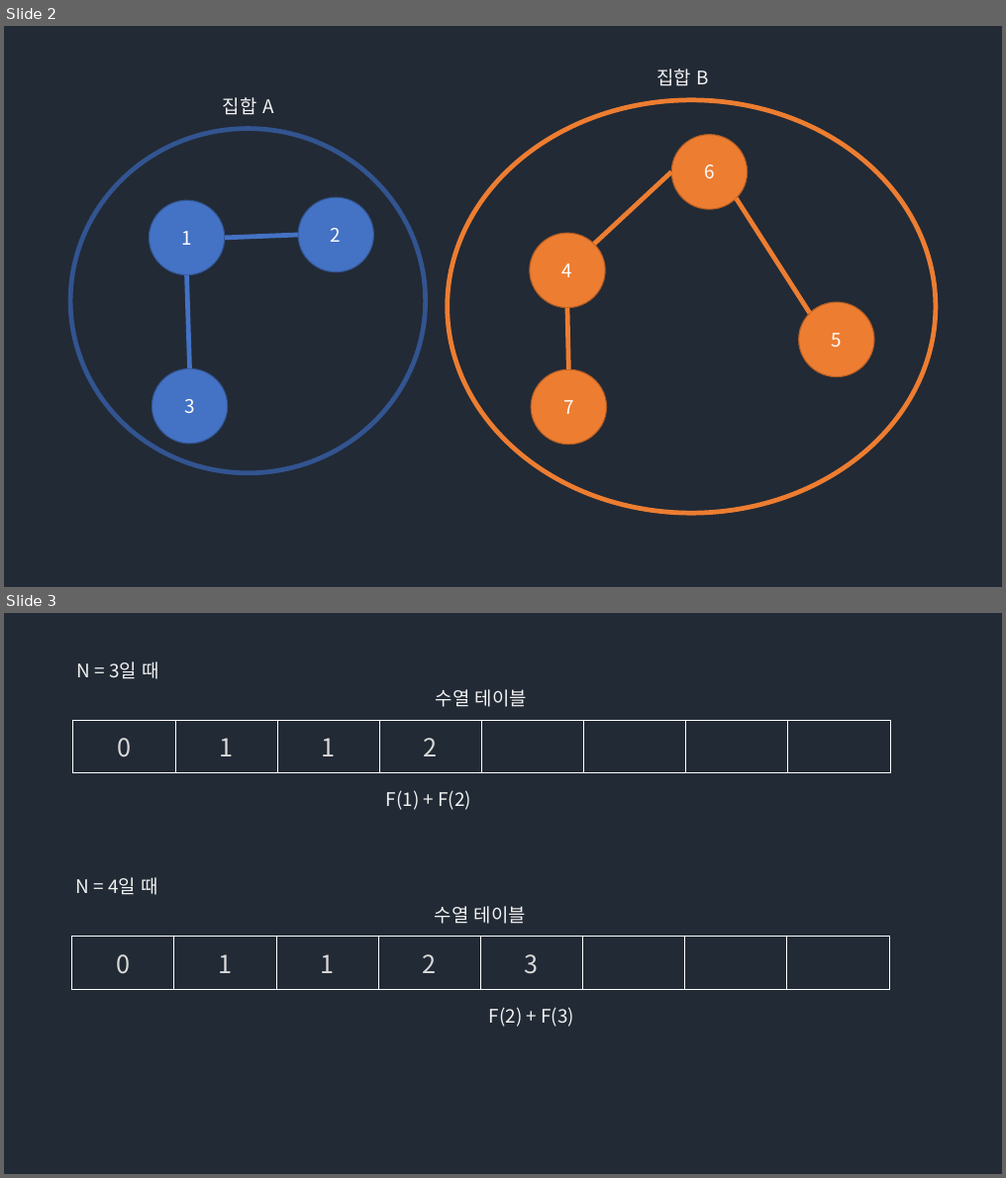
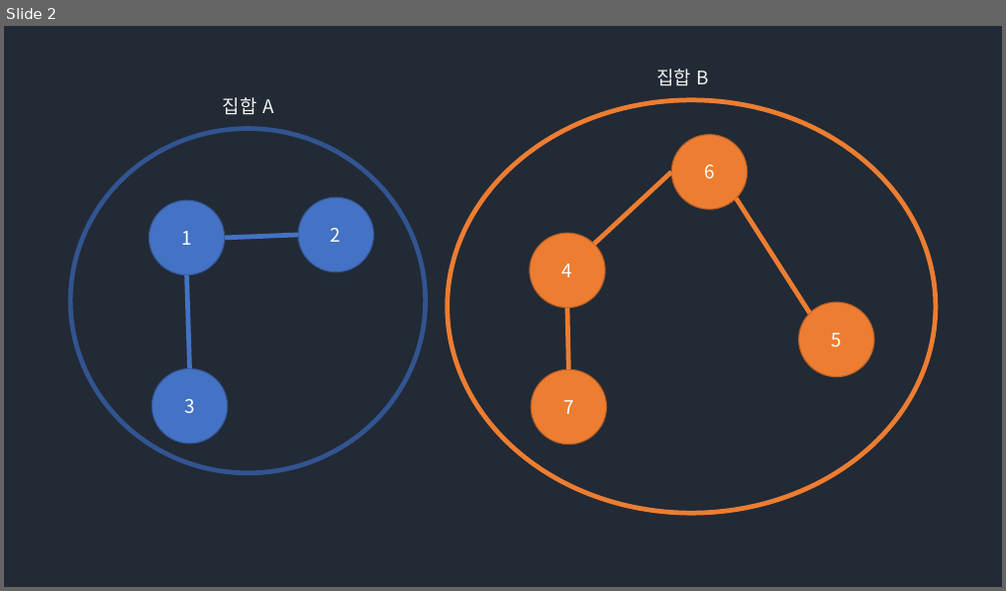
Before and after one commit to Groot-Space/Groot-space.github.io, a slide deck: assets/images/UNION_FIND.pptx. Shown one above the other, each under a label of ours: slides 2 and 3 before the commit, slide 2 after it. The pictures are 1006x1178 and 1006x591 pixels, drawn with LibreOffice and Linux fonts; fonts in the diff are those of the drawing. Boxes give left, top, right and bottom in pixels: in the first picture for what was removed or moved away, otherwise in the second. Text is boxed around its words. In the diff, an @@ line names an element or a change of style, - is before the commit and + after.

```diff
--- a/assets/images/UNION_FIND.pptx
+++ b/assets/images/UNION_FIND.pptx
@@ slide 3 removed at (4, 613, 1002, 1174), background #222A35 @@
@@ text removed at (77, 662, 158, 679) @@
-N = 3일 때
@@ text removed at (436, 689, 527, 707) @@
-수열 테이블
@@ table removed at (73, 720, 887, 773), 1 rows, 8 columns @@
-0 | 1 | 1 | 2 |  |  |  | 
@@ text removed at (386, 790, 471, 810) @@
-F(1) + F(2)
@@ text removed at (75, 877, 157, 895) @@
-N = 4일 때
@@ text removed at (435, 906, 526, 924) @@
-수열 테이블
@@ table removed at (72, 937, 887, 989), 1 rows, 8 columns @@
-0 | 1 | 1 | 2 | 3 |  |  | 
@@ text removed at (489, 1007, 574, 1027) @@
-F(2) + F(3)
```
Also in this commit, not shown: 8 slides added, 10 other files.
